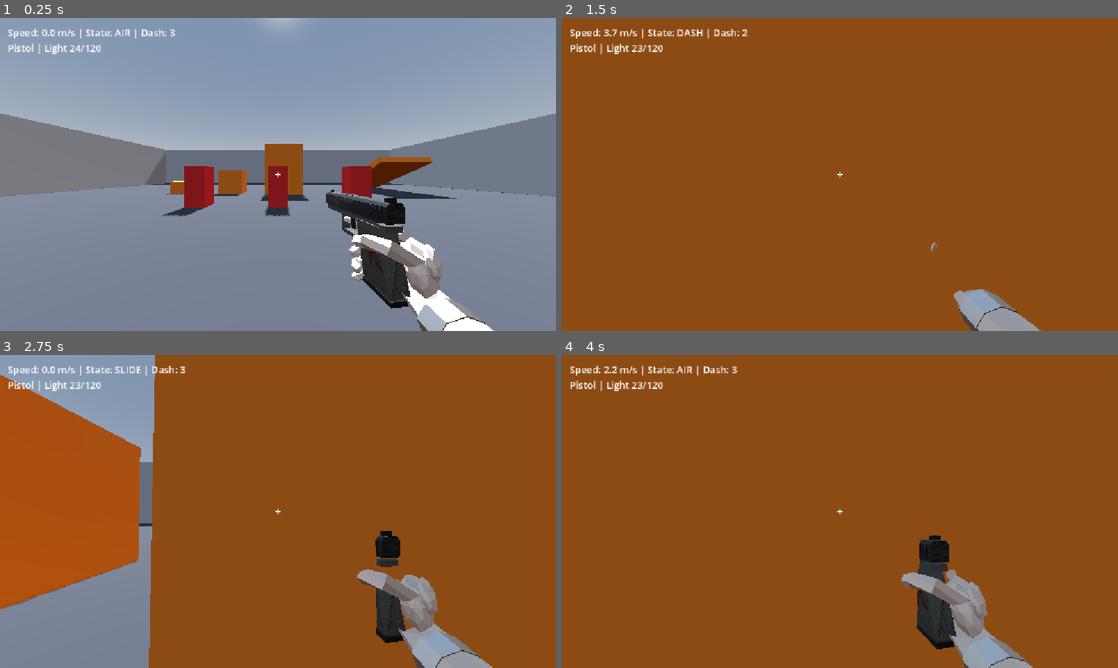
Above: before the commit, frames 1-4 (two rows, left to right).
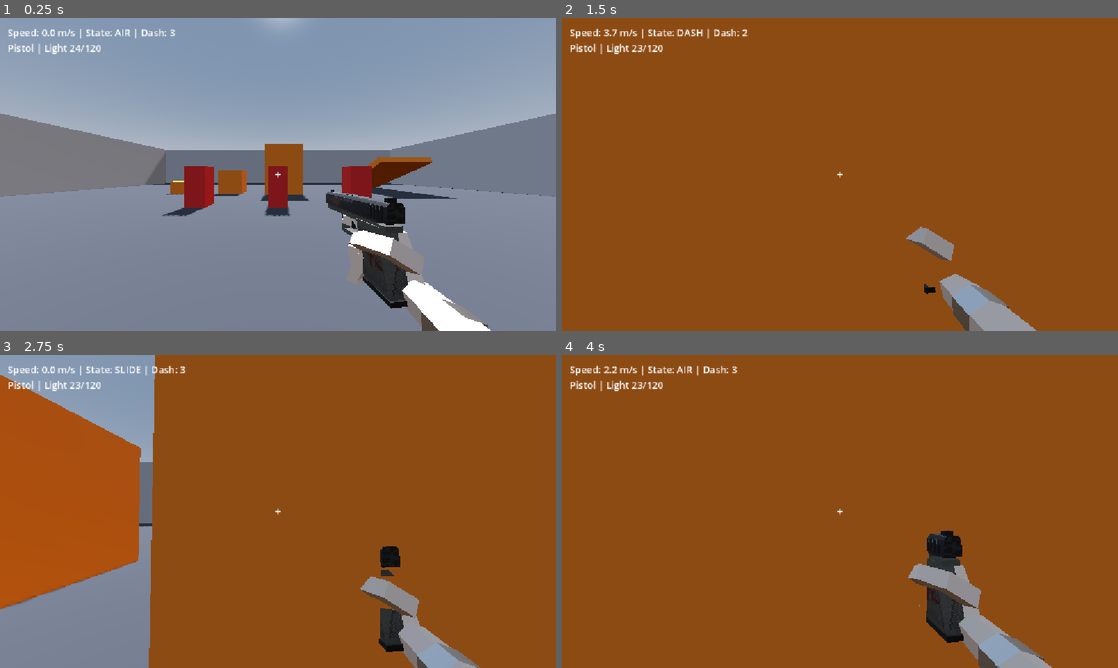
Above: after the commit, the same moments.

Repository: Dvisii0n/DeltaFosB
Game: Godot game, scene res://scenes/levels/test_level.tscn
The game is run twice, just before and just after one commit, with the same random seed, the same clock (stepped at 60 frames per second) and the same inputs.
Inputs (mouse positions are in pixels of both pictures, inside the frame that each line leads up to):
- Up to frame 1 (0.25 s): no input
- Up to frame 2 (1.5 s): move the mouse to (867, 174) at 0.52 s; press the mouse at (867, 174) at 0.53 s; hold W (move_forward) from 0.53 s (still down); tap Space (jump) at 0.77 s; move the mouse to (812, 174) at 1.27 s; release the mouse at (812, 174) at 1.28 s; tap Shift (dash) at 1.35 s
- Up to frame 3 (2.75 s): keep holding W (move_forward); tap Space (jump) at 1.52 s; move the mouse to (289, 505) at 2.02 s; hold Ctrl (slide) from 2.03 s (still down)
- Up to frame 4 (4 s): keep holding W (move_forward); move the mouse to (834, 517) at 2.77 s; release Ctrl (slide) at 2.78 s; tap Mouse wheel down (weapon_next) at 2.85 s; tap Space (jump) at 3.02, 3.77 s; move the mouse to (878, 514) at 3.52 s; hold Mouse wheel up (weapon_prev) from 3.53 s (still down)

The runs differ from the first frame. In frame 1, 2.1% of the frame differs, in the area x 61-89%, y 62-100%; in frame 2, 1.2%; in frame 3, 2.7%; in frame 4, 3.3%, in the area x 61-89%, y 56-100%.

Commit message:
Replace viewmodel arms with low-poly PS1 arms
- Pencil and pistol arms rebuilt as blocky low-poly meshes: merged
  finger blocks, box palm, shirt sleeve and simple silver watch
- Rigs reduced to forearm, hand and grip bones (no finger animation)
- Pencil keeps idle and stab; pistol arm keeps idle only
- Weapon scenes: grip bone index updated, pistol arm attack cleared

Co-Authored-By: Claude Opus 5.5 <noreply@anthropic.com>

Diff:
--- a/scenes/weapons/pencil.tscn
+++ b/scenes/weapons/pencil.tscn
@@ -23,7 +23,7 @@
 [node name="Grip" type="BoneAttachment3D" parent="Visual" unique_id=936665447]
 transform = Transform3D(1, 1.5646219e-07, 0.00014493657, -0.0001449287, 5.9604645e-08, 0.9999999, 1.2665987e-07, -0.9999999, -2.6466296e-09, 0, -0.0036000013, -0.049999997)
 bone_name = "grip.R"
-bone_idx = 17
+bone_idx = 2
 use_external_skeleton = true
 external_skeleton = NodePath("../Arm/ArmRig/Skeleton3D")
 
--- a/scenes/weapons/pistol.tscn
+++ b/scenes/weapons/pistol.tscn
@@ -22,12 +22,12 @@
 [node name="Arm" parent="Visual" unique_id=1369602989 instance=ExtResource("3_arm")]
 script = ExtResource("5_armview")
 idle_animation = "pistol_idle"
-attack_animation = "pistol_trigger"
+attack_animation = ""
 
 [node name="Grip" type="BoneAttachment3D" parent="Visual" unique_id=443026880]
 transform = Transform3D(1.0000001, 8.940697e-08, 1.1455268e-07, -9.8953024e-08, -0.052335866, 0.9986295, -2.9802322e-08, -0.99862957, -0.05233594, -0.0040000062, -0.0119999945, -0.04099989)
 bone_name = "grip.R"
-bone_idx = 17
+bone_idx = 2
 use_external_skeleton = true
 external_skeleton = NodePath("../Arm/PistolArmRig/Skeleton3D")
 
Binary file changed: assets/arms/pencilArm.glb
Binary file changed: assets/arms/pistolArm.glb
